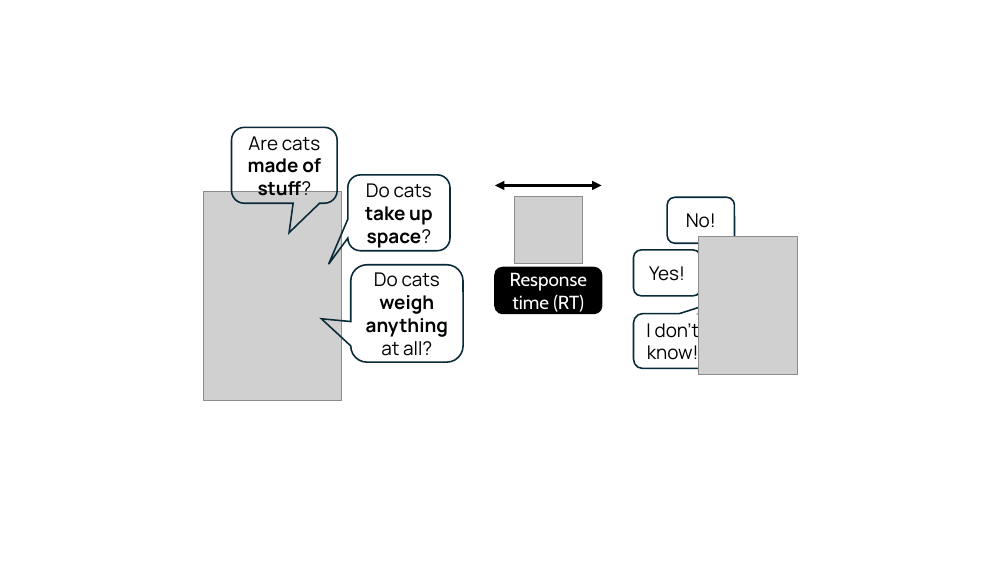
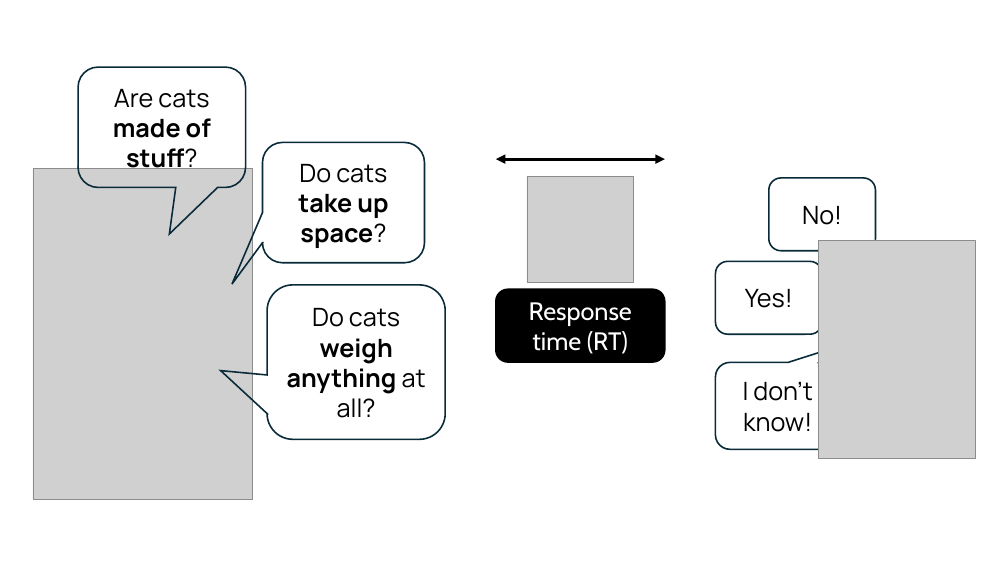
Before and after one commit to adaniabutto/stanford-poster, a slide deck: slide 1 of images/procedure1.pptx. Drawn at 1008x567 pixels with LibreOffice and Linux fonts; fonts in the diff are those of the drawing; grey boxes stand for pictures. Boxes give left, top, right and bottom in pixels: in the first picture for what was removed or moved away, otherwise in the second. Text is boxed around its words. In the diff, an @@ line names an element or a change of style, - is before the commit and + after.

```diff
--- a/images/procedure1.pptx
+++ b/images/procedure1.pptx
@@ rounded speech box "Are cats made of stuff?": place and size @@
-rounded speech box "Are cats made of stuff?" at <box>231,127,337,203</box>
+rounded speech box "Are cats made of stuff?" at <box>78,67,246,188</box>
@@ rounded speech box "Do cats take up space?": place and size @@
-rounded speech box "Do cats take up space?" at <box>348,175,450,250</box>
+rounded speech box "Do cats take up space?" at <box>262,142,424,262</box>
@@ picture: place and size @@
-picture at <box>203,191,342,400</box>
+picture at <box>33,169,253,500</box>
@@ double arrow moved from (495, 185) - (602, 185) to (496, 160) - (665, 160) @@
@@ picture: place and size @@
-picture at <box>515,196,582,263</box>
+picture at <box>527,176,634,283</box>
@@ rounded speech box "No!": place and size @@
-rounded speech box "No!" at <box>668,197,735,243</box>
+rounded speech box "No!" at <box>769,178,876,250</box>
@@ picture removed at <box>699,237,797,374</box> @@
@@ rounded speech box "Yes!": place and size @@
-rounded speech box "Yes!" at <box>634,250,701,296</box>
+rounded speech box "Yes!" at <box>715,262,822,334</box>
@@ picture added at <box>819,240,975,458</box> @@
@@ rounded speech box "Do cats weigh anything at ...": place and size @@
-rounded speech box "Do cats weigh anything at ..." at <box>351,265,464,362</box>
+rounded speech box "Do cats weigh anything at ..." at <box>267,285,445,439</box>
@@ rounded rectangle "Response time (RT)": place and size @@
-rounded rectangle "Response time (RT)" at <box>495,268,602,314</box>
+rounded rectangle "Response time (RT)" at <box>496,290,665,362</box>
@@ size 18 to 24 pt in 7 elements at <box>262,142,424,262</box>, <box>496,290,665,362</box>, <box>769,178,876,250</box>, <box>267,285,445,439</box>, <box>715,262,822,334</box>, <box>78,67,246,188</box>, <box>715,362,840,449</box> @@
@@ rounded speech box "I don’t know!": place and size @@
-rounded speech box "I don’t know!" at <box>634,314,712,369</box>
+rounded speech box "I don’t know!" at <box>715,362,840,449</box>
```
Also in this commit, not shown: 4 other files.
